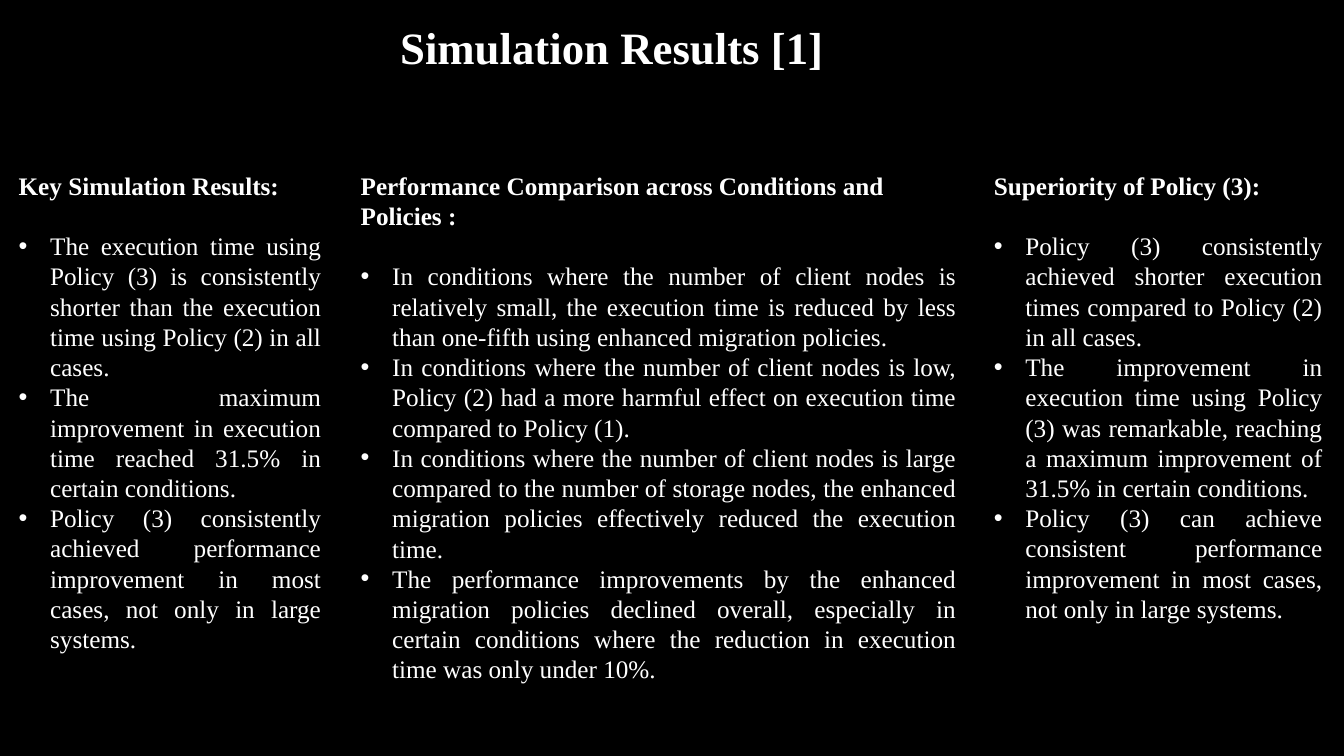
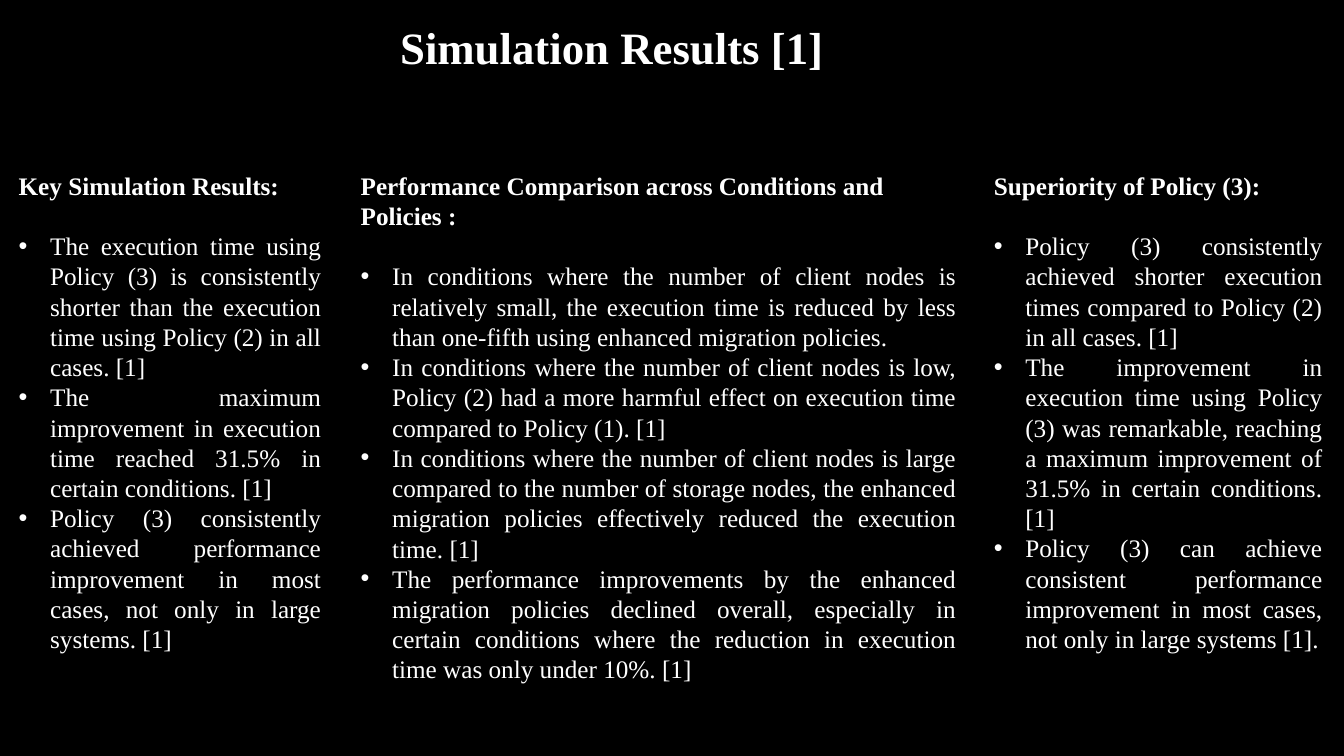
Before and after one commit to fahimarshadurrouf/cse707, a slide deck: slide 8 of submission2/Paper review_23273002_An Improvement of Migration Efficiency.pptx. Drawn at 1344x756 pixels with LibreOffice and Linux fonts; fonts in the diff are those of the drawing; background and template pictures are left out. Boxes give left, top, right and bottom in pixels: in the first picture for what was removed or moved away, otherwise in the second. Text is boxed around its words. In the diff, an @@ line names an element or a change of style, - is before the commit and + after.

```diff
--- a/submission2/Paper review_23273002_An Improvement of Migration Efficiency.pptx
+++ b/submission2/Paper review_23273002_An Improvement of Migration Efficiency.pptx
@@ text at box(50, 237, 321, 654): text changed @@
-• The execution time using Policy (3) is consistently shorter than the execution time using Policy (2) in all cases.
-• The maximum improvement in execution time reached 31.5% in certain conditions.
-• Policy (3) consistently achieved performance improvement in most cases, not only in large systems.
+• The execution time using Policy (3) is consistently shorter than the execution time using Policy (2) in all cases. [1]
+• The maximum improvement in execution time reached 31.5% in certain conditions. [1]
+• Policy (3) consistently achieved performance improvement in most cases, not only in large systems. [1]
@@ text at box(1025, 237, 1323, 654): text changed @@
-• Policy (3) consistently achieved shorter execution times compared to Policy (2) in all cases.
-• The improvement in execution time using Policy (3) was remarkable, reaching a maximum improvement of 31.5% in certain conditions.
-• Policy (3) can achieve consistent performance improvement in most cases, not only in large systems.
+• Policy (3) consistently achieved shorter execution times compared to Policy (2) in all cases. [1]
+• The improvement in execution time using Policy (3) was remarkable, reaching a maximum improvement of 31.5% in certain conditions. [1]
+• Policy (3) can achieve consistent performance improvement in most cases, not only in large systems [1].
@@ text at box(392, 358, 956, 684): text changed @@
-• In conditions where the number of client nodes is low, Policy (2) had a more harmful effect on execution time compared to Policy (1).
-• In conditions where the number of client nodes is large compared to the number of storage nodes, the enhanced migration policies effectively reduced the execution time.
-• The performance improvements by the enhanced migration policies declined overall, especially in certain conditions where the reduction in execution time was only under 10%.
+• In conditions where the number of client nodes is low, Policy (2) had a more harmful effect on execution time compared to Policy (1). [1]
+• In conditions where the number of client nodes is large compared to the number of storage nodes, the enhanced migration policies effectively reduced the execution time. [1]
+• The performance improvements by the enhanced migration policies declined overall, especially in certain conditions where the reduction in execution time was only under 10%. [1]
```
Also in this commit, not shown: 3 other slides changed.
